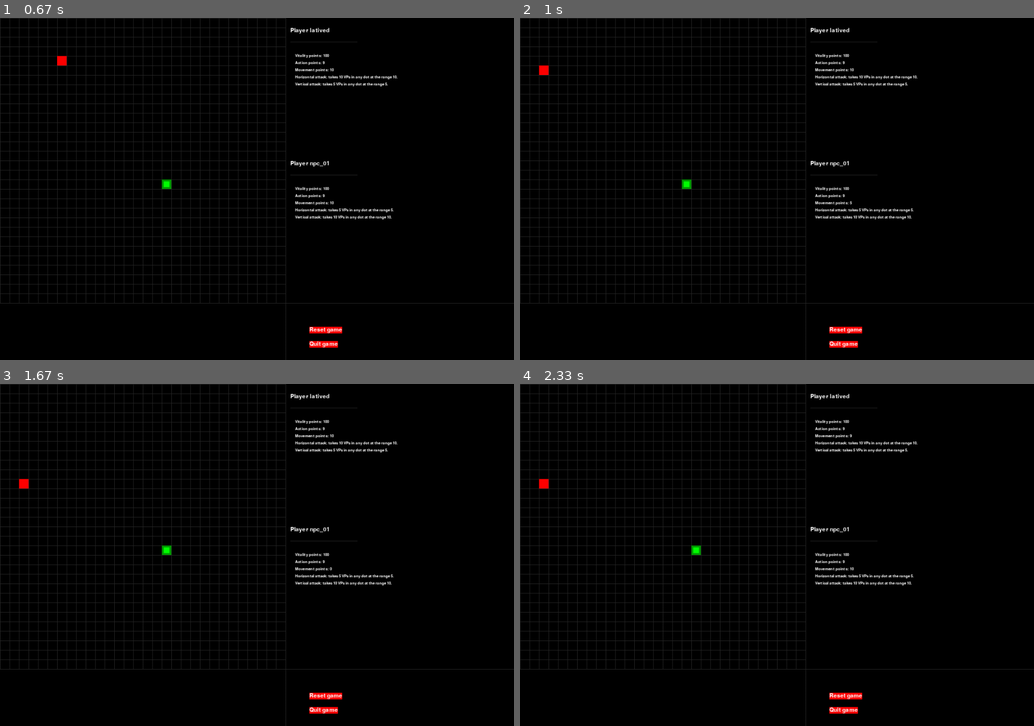
Above: before the commit, frames 1-4 (two rows, left to right).
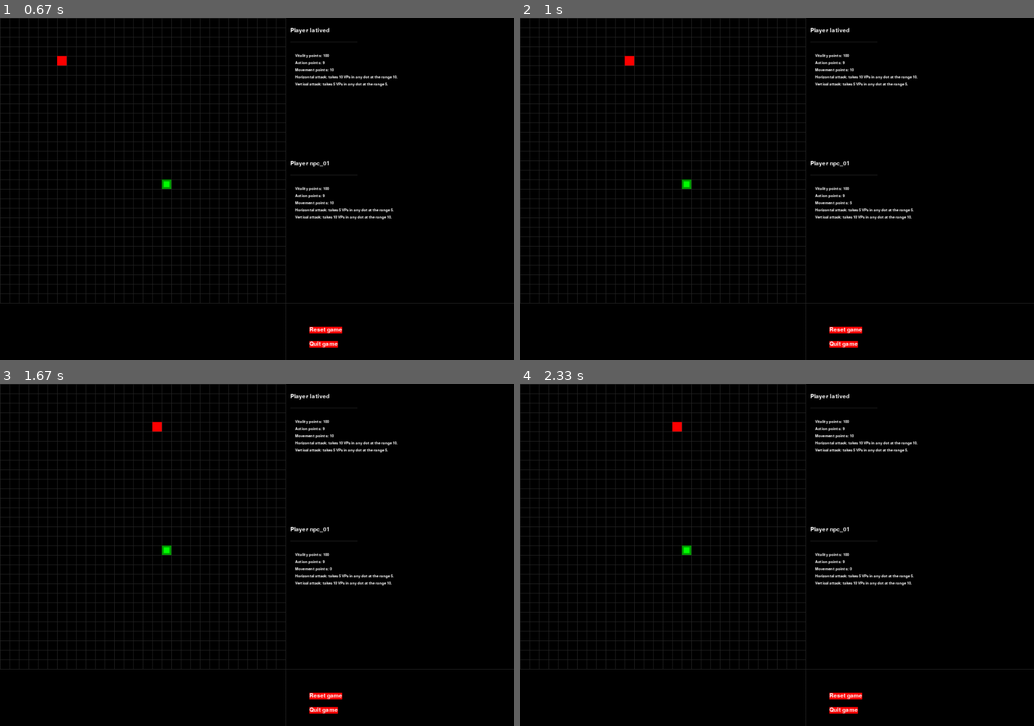
Above: after the commit, the same moments.

Repository: latived/ia2-p1
Game: pygame game, started from game.py
Two runs of this game, one before a commit and one after it. Both use one fixed random seed, a clock stepped at 60 frames per second and the inputs below.
Inputs:
- Up to frame 1 (0.67 s): tap Enter at 0.33 s
- Up to frame 2 (1 s): tap P at 0.67 s
- Up to frame 3 (1.67 s): hold Right 1-1.47 s
- Up to frame 4 (2.33 s): no input

Frame 1 is identical in both runs. In frame 2, 0.1% of the frame differs, in the area x 3-23%, y 11-17%; in frame 3, 0.1%; in frame 4, 0.2%, in the area x 3-65%, y 11-55%.

Commit message:
Wrapped up generation of initial population.

Diff:
--- a/ga.py
+++ b/ga.py
@@ -7,6 +7,7 @@
 import config
 
 POPULATION_LIMT = 50
+EPOCH_LIMIT = 1
 
 def npcGaActions(dotPlayer, dotNpc):
     """
@@ -81,13 +82,20 @@
     dotAtkType = None    # vertical or horizontal
     dotTurnOver = False  # simple flag indiciate if npc will pass turn
 
-    # npcNewCoords is dict like Player position attribute
-    npcNewCoords = findNewCoords(dotPlayer.position, dotNpc.position, dotNpc.movementPoints)
-
-    # Here we need to transform npcNewCoords to a list of actions (moves, attack and/or turn over)
-    # I think we will need to use python generator
-    # But for now we don't. Just return a list with directions. A list as stack, remember. First moves at the top.
-    dotDirectionList = transformCoordsToMoveDirections(dotNpc.position, npcNewCoords)
+    epoch = 0
+    dotDirectionList = []
+    population = []
+
+    while epoch <= EPOCH_LIMIT:
+        epoch += 1
+        # npcNewCoords is dict like Player position attribute
+
+        npcNewCoords = findNewCoords(dotPlayer.position, dotNpc.position, dotNpc.movementPoints, population)
+
+        # Here we need to transform npcNewCoords to a list of actions (moves, attack and/or turn over)
+        # I think we will need to use python generator
+        # But for now we don't. Just return a list with directions. A list as stack, remember. First moves at the top.
+        dotDirectionList = transformCoordsToMoveDirections(dotNpc.position, npcNewCoords)
 
     return dotDirectionList
 
@@ -120,7 +128,7 @@
     return actualMoves
 
 
-def findNewCoords(dotPlayerCoords, dotNpcCoords, dotNpcMP):
+def generateInitialPopulation():
     population = []
     for _ in range(POPULATION_LIMT):
         x = random.randint(0, config.CELL_WIDTH - 1)
@@ -128,11 +136,18 @@
         individual = {'x' : x, 'y': y}
         population.append(individual)
 
+    return population
+
+def findNewCoords(dotPlayerCoords, dotNpcCoords, dotNpcMP, population):
+
+    if len(population) == 0:
+        population = generateInitialPopulation()
+
     populationWithoutMonsters = removeMonstersIfAny(population, dotPlayerCoords, dotNpcCoords, dotNpcMP)
 
     #return population
     # Last for test purposes
-    return population[-1]
+    return populationWithoutMonsters[-1]
 
 def removeMonstersIfAny(population, dotPlayerCoords, dotNpcCoords, dotNpcMP):
     newPopulation = []
